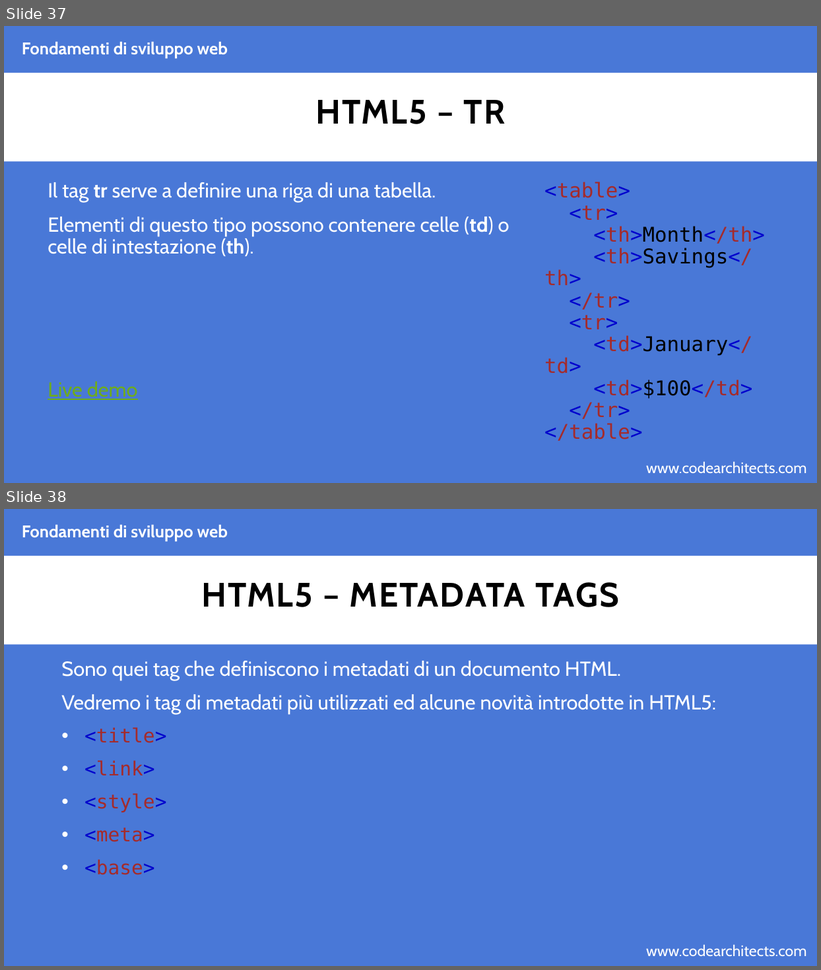
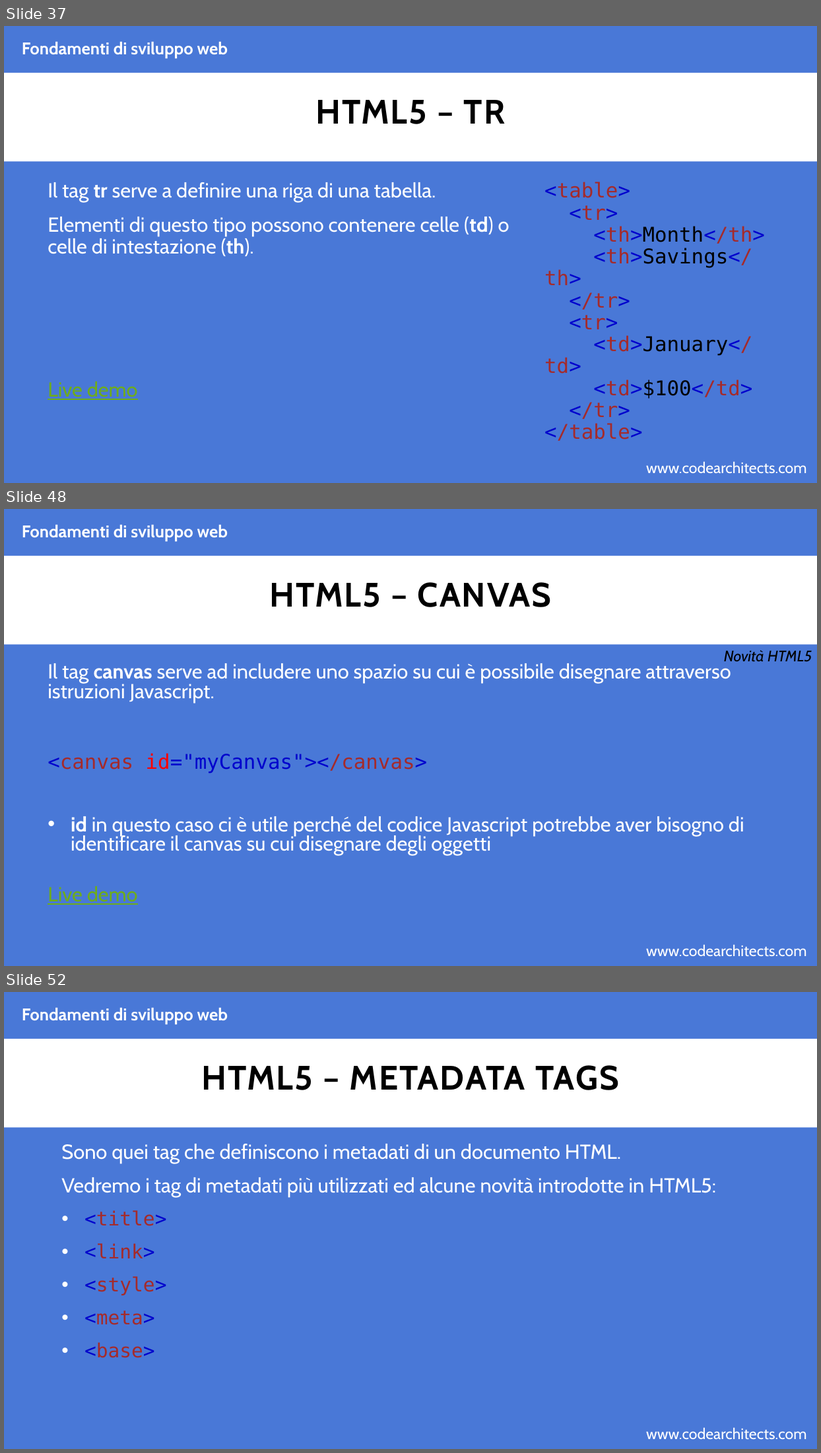
Before and after one commit to CodeArchitectsTraining/fondamenti-sviluppo-web-29052018, a slide deck: slides/html.pptx. Shown one above the other, each under a label of ours: slides 37 and 38 before the commit, slides 37, 48 and 52 after it; the slides between them are not shown. The pictures are 821x970 and 821x1453 pixels, drawn with LibreOffice and Linux fonts; fonts in the diff are those of the drawing; background and template pictures are left out. Boxes give left, top, right and bottom in pixels: in the first picture for what was removed or moved away, otherwise in the second. Text is boxed around its words. In the diff, an @@ line names an element or a change of style, - is before the commit and + after.

Commit message:
adding html slides

```diff
--- a/slides/html.pptx
+++ b/slides/html.pptx
@@ slide 48 added at (x1=4, y1=509, x2=817, y2=966), background #4978D7; not listed: 2 template elements that a slide beside it also shows @@
@@ text added at (x1=22, y1=524, x2=228, y2=541), 20 pt, text #FFFFFF, bold @@
+Fondamenti di sviluppo web
@@ title added at (x1=270, y1=582, x2=551, y2=607), 40 pt, text #000000, bold @@
+HTML5 – CANVAS
@@ text added at (x1=48, y1=663, x2=745, y2=905), 24 pt, text #FFFFFF @@
+Il tag canvas serve ad includere uno spazio su cui è possibile disegnare attraverso istruzioni Javascript.
+<canvas id="myCanvas"></canvas>
+• id in questo caso ci è utile perché del codice Javascript potrebbe aver bisogno di identificare il canvas su cui disegnare degli oggetti
+Live demo
@@ text added at (x1=724, y1=650, x2=812, y2=662), 18 pt, text #000000, italic @@
+Novità HTML5
@@ what was slide 38 is now slide 52 @@
```
Also in this commit, not shown: 13 other slides added, 2 other files.
